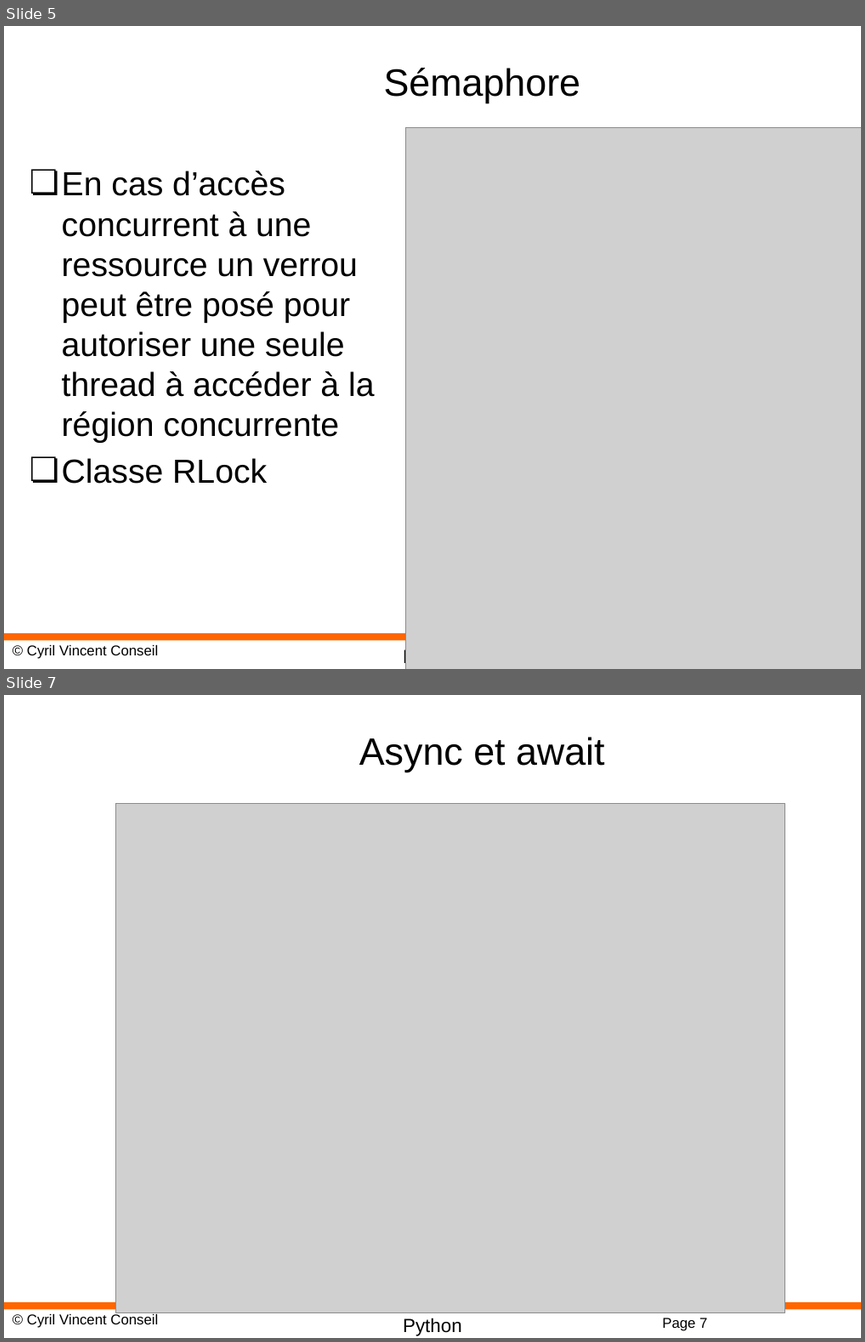
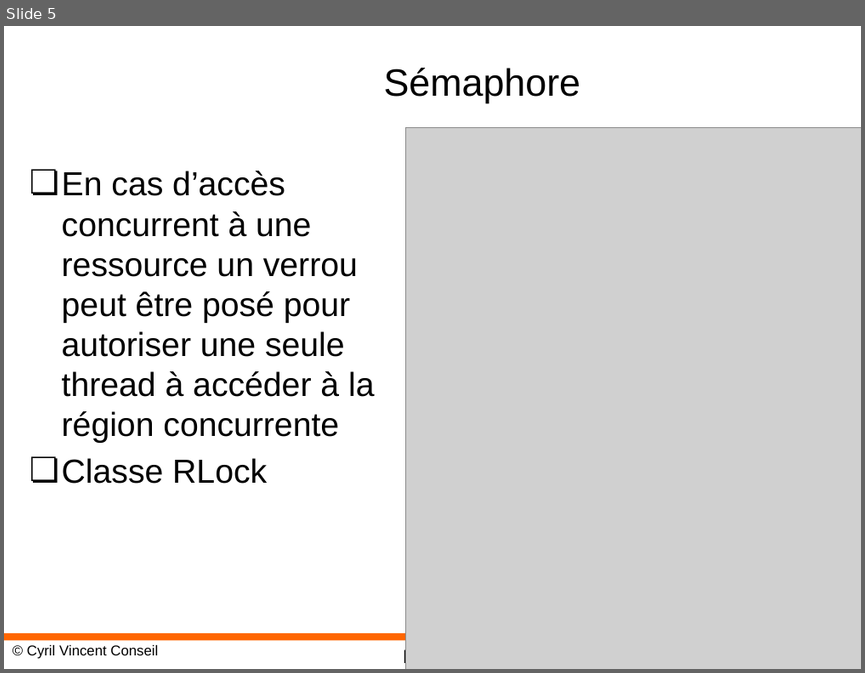
Before and after one commit to cyrilvincent/python, a slide deck: ppt/Python21-Threading.pptx. Shown one above the other, each under a label of ours: slides 5 and 7 before the commit, slide 5 after it; the slides between them are not shown. The pictures are 865x1342 and 865x673 pixels, drawn with LibreOffice and Linux fonts; fonts in the diff are those of the drawing; grey boxes stand for pictures; background and template pictures are left out. Boxes give left, top, right and bottom in pixels: in the first picture for what was removed or moved away, otherwise in the second. Text is boxed around its words. In the diff, an @@ line names an element or a change of style, - is before the commit and + after.

```diff
--- a/ppt/Python21-Threading.pptx
+++ b/ppt/Python21-Threading.pptx
@@ slide 7 removed at (4,695,861,1338), background #FFFFFF; not listed: 3 template elements that a slide beside it also shows @@
@@ title removed at (359,737,605,772) @@
-Async et await
@@ picture removed at (116,803,784,1313) @@
@@ page number removed at (662,1317,707,1331) @@
-Page 7
```
Also in this commit, not shown: 1 slide added, 6 other slides removed, 8 other files.
